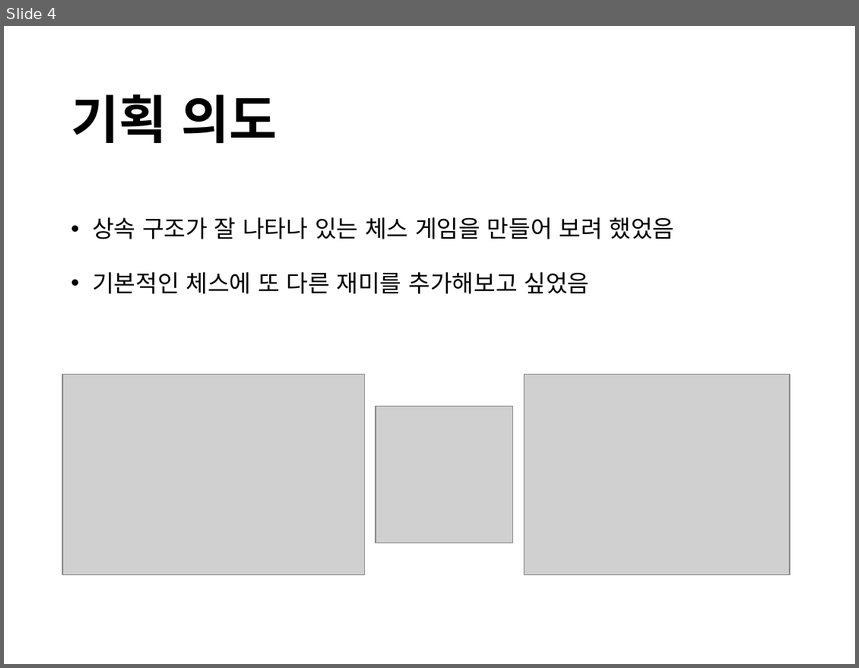
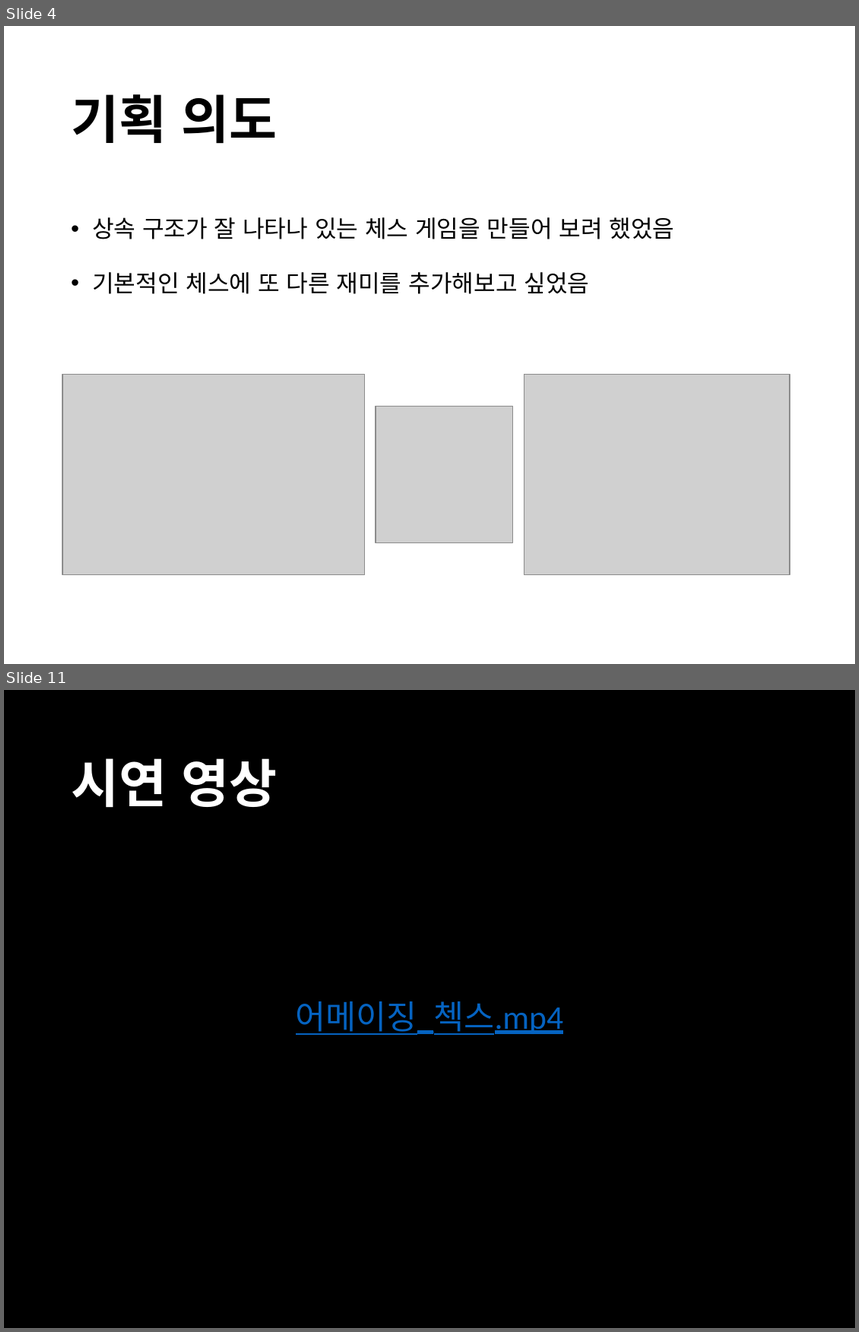
Before and after one commit to DaLae37/2017GamePrograming_Project, a slide deck: 어메이징 첵스.pptx. Shown one above the other, each under a label of ours: slide 4 before the commit, slides 4 and 11 after it; the slides between them are not shown. The pictures are 859x668 and 859x1332 pixels, drawn with LibreOffice and Linux fonts; fonts in the diff are those of the drawing; grey boxes stand for pictures. Boxes give left, top, right and bottom in pixels: in the first picture for what was removed or moved away, otherwise in the second. Text is boxed around its words. In the diff, an @@ line names an element or a change of style, - is before the commit and + after.

```diff
--- a/어메이징 첵스.pptx
+++ b/어메이징 첵스.pptx
@@ slide 11 added at (4, 690, 855, 1328), background #000000 @@
@@ title added at (71, 758, 277, 808), 44 pt, text #FFFFFF, bold @@
+시연 영상
@@ text added at (296, 1002, 563, 1035), 28 pt, text #0563C1, underline @@
+어메이징_첵스.mp4
```
Also in this commit, not shown: 2 slides changed, 6 other slides added, 1 slide removed, 1 other file.
